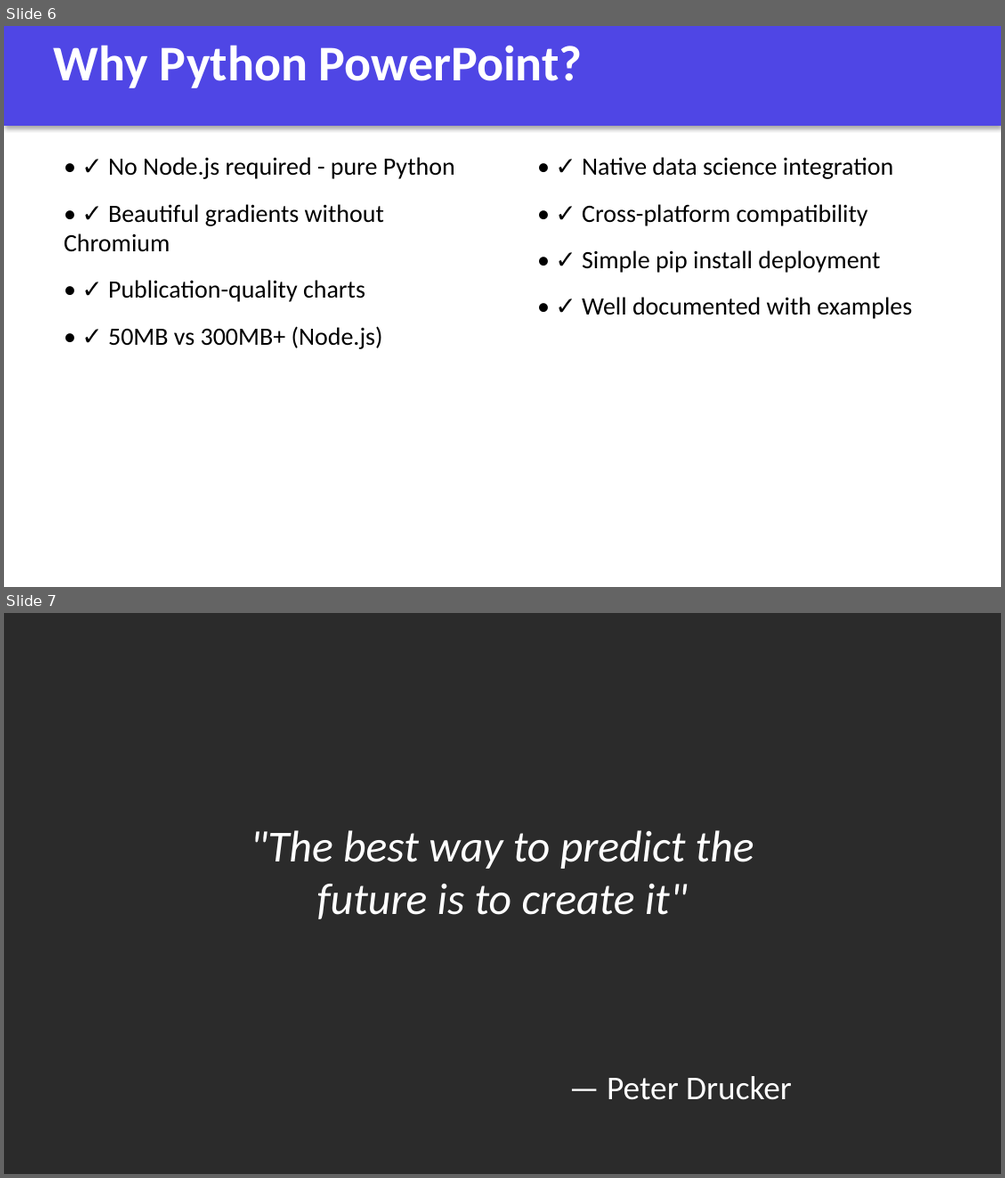
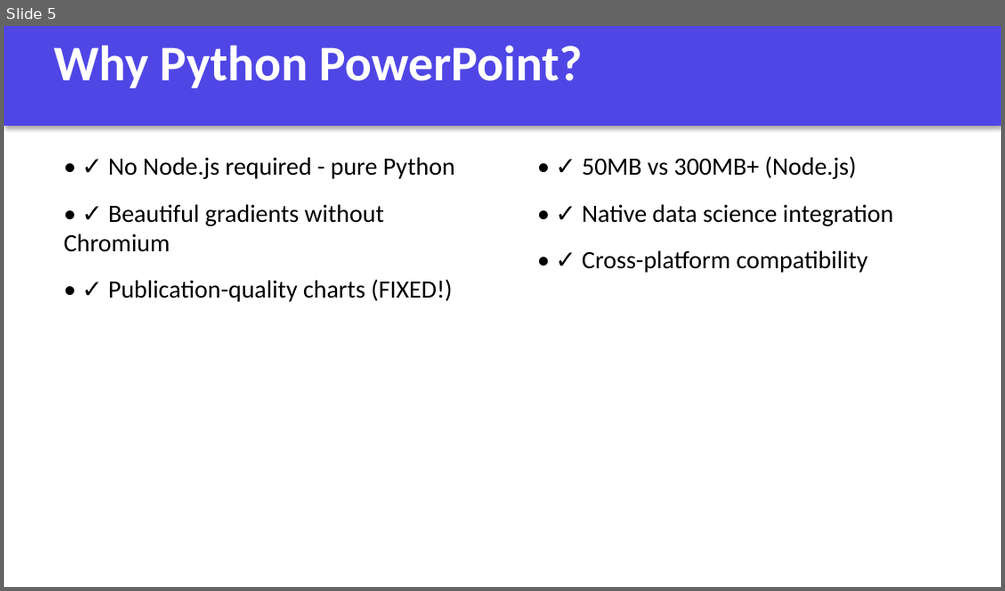
Before and after one commit to Rahul-1404/Algorithms, a slide deck: samples/DEMO_PRESENTATION.pptx. Shown one above the other, each under a label of ours: slides 6 and 7 before the commit, slide 5 after it. The pictures are 1005x1178 and 1005x591 pixels, drawn with LibreOffice and Linux fonts; fonts in the diff are those of the drawing; background and template pictures are left out; a plain dark background stands for a picture behind light text. Boxes give left, top, right and bottom in pixels: in the first picture for what was removed or moved away, otherwise in the second. Text is boxed around its words. In the diff, an @@ line names an element or a change of style, - is before the commit and + after.

```diff
--- a/samples/DEMO_PRESENTATION.pptx
+++ b/samples/DEMO_PRESENTATION.pptx
@@ slide 7 removed at (4, 613, 1001, 1174), background picture (left out) @@
@@ text removed at (250, 830, 754, 919) @@
-"The best way to predict the future is to create it"
@@ text removed at (607, 1076, 792, 1100) @@
-— Peter Drucker
@@ what was slide 6 is now slide 5 @@
@@ slide 5 changed as well @@
@@ text at (582, 156, 857, 179): paragraph added @@
+• ✓ 50MB vs 300MB+ (Node.js)
@@ text at (582, 250, 912, 319): paragraphs removed @@
-• ✓ Simple pip install deployment
-• ✓ Well documented with examples
@@ text at (108, 279, 452, 302): text changed @@
-• ✓ Publication-quality charts
-• ✓ 50MB vs 300MB+ (Node.js)
+• ✓ Publication-quality charts (FIXED!)
```
Also in this commit, not shown: 4 other slides changed, 2 slides added, 2 other slides removed, 1 other file.
